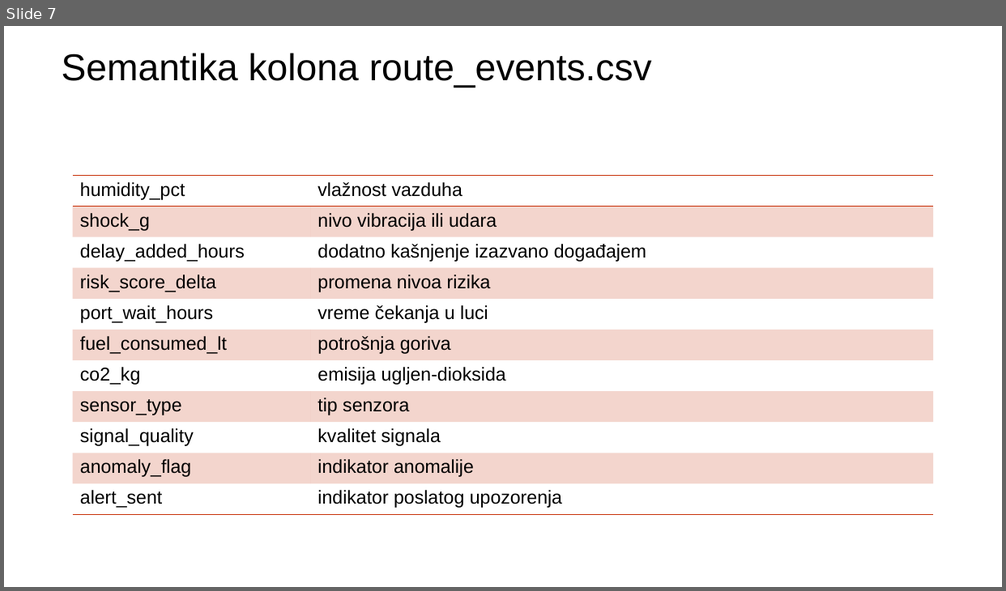
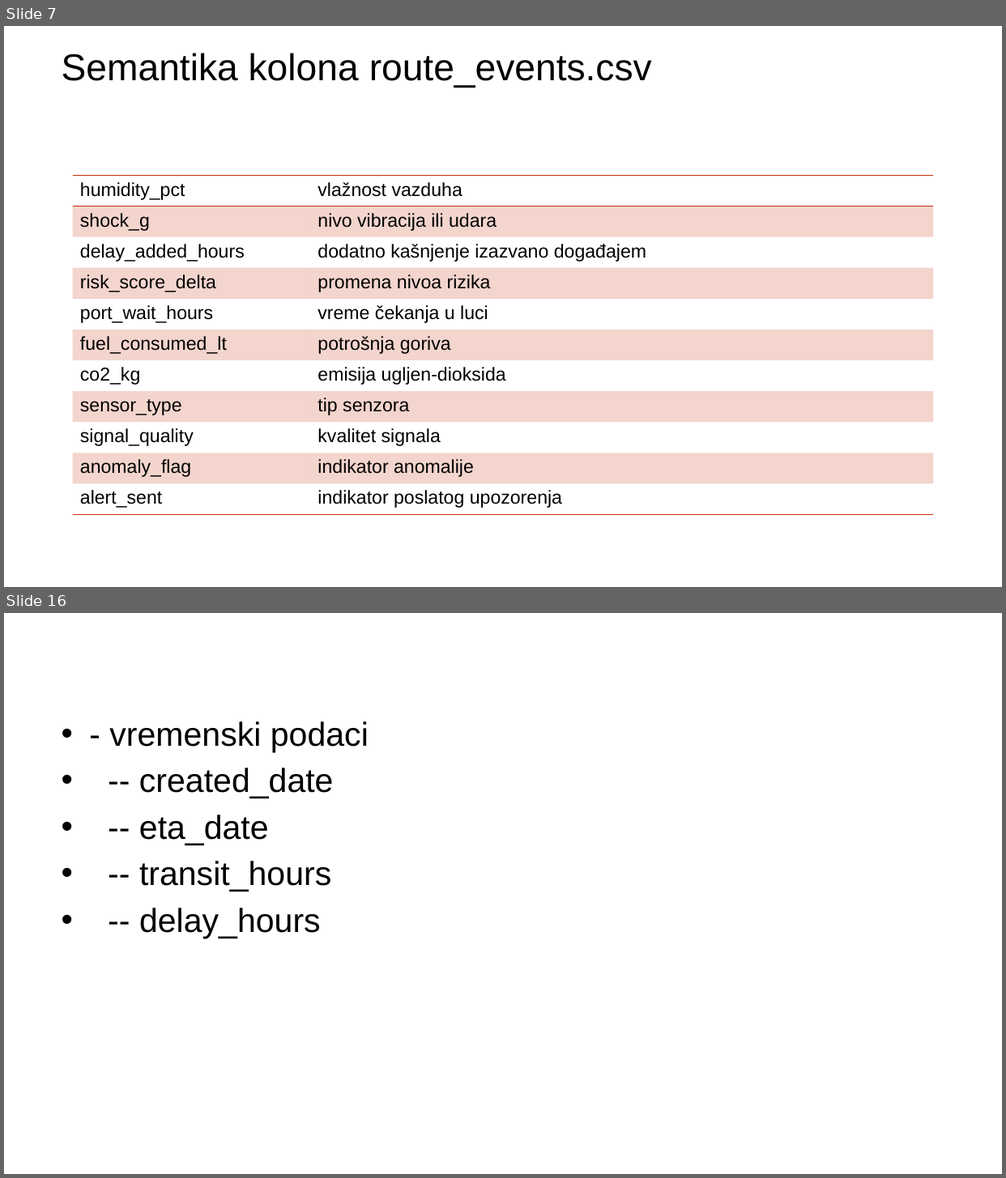
Before and after one commit to annaopi/sbp-projekat, a slide deck: Analiza pametne logistike globalnog uvoza (1).pptx. Shown one above the other, each under a label of ours: slide 7 before the commit, slides 7 and 16 after it; the slides between them are not shown. The pictures are 1006x591 and 1006x1178 pixels, drawn with LibreOffice and Linux fonts; fonts in the diff are those of the drawing; background and template pictures are left out. Boxes give left, top, right and bottom in pixels: in the first picture for what was removed or moved away, otherwise in the second. Text is boxed around its words. In the diff, an @@ line names an element or a change of style, - is before the commit and + after.

```diff
--- a/Analiza pametne logistike globalnog uvoza (1).pptx
+++ b/Analiza pametne logistike globalnog uvoza (1).pptx
@@ slide 16 added at bbox=[4, 613, 1002, 1174], background picture (left out) @@
@@ text added at bbox=[109, 722, 368, 939], 32 pt, text #000000 @@
+• - vremenski podaci
+• -- created_date
+• -- eta_date
+• -- transit_hours
+• -- delay_hours
```
Also in this commit, not shown: 2 slides changed, 10 other slides added.
